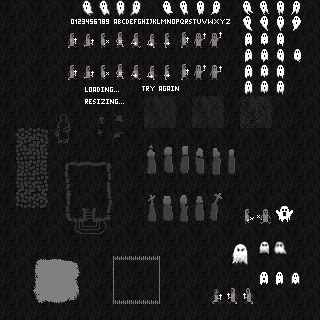
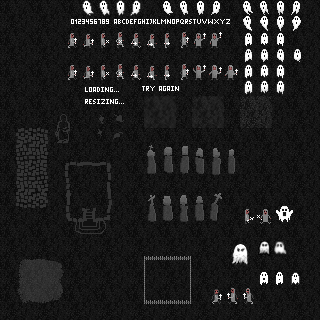
Layer changes from the first 320×320 image to the second:
painted on "Ebene" over [33, 65, 238, 304]
added layer "Eingefügte Ebene-Kopie" above "Ebene #2" over [17, 259, 64, 303]
